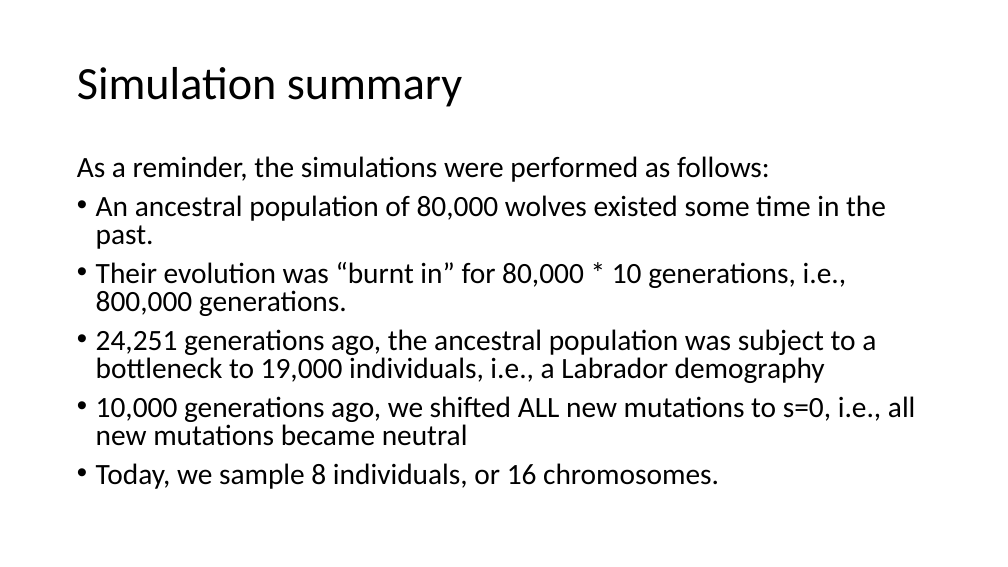
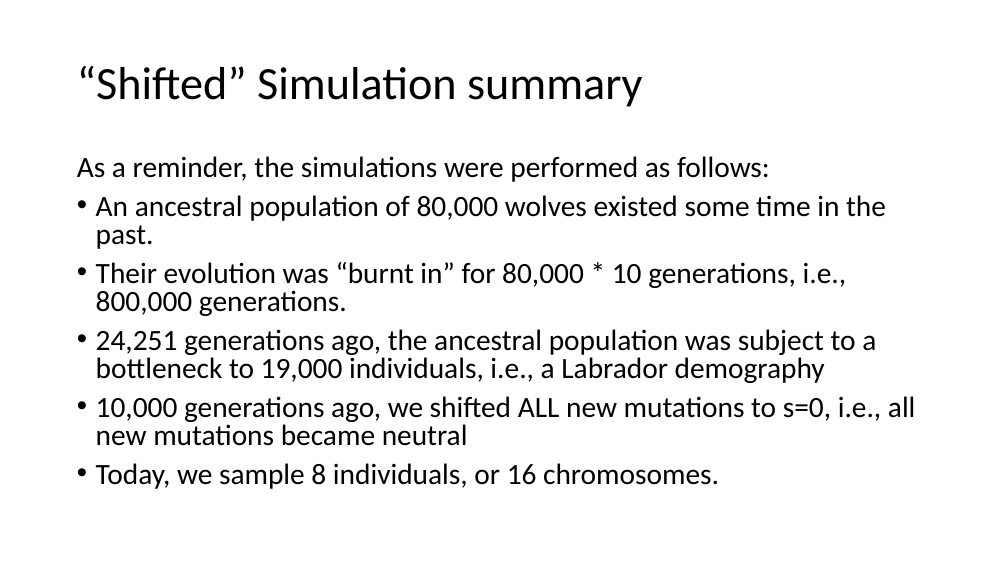
Before and after one commit to jon-mah/lohmueller_lab, a slide deck: slide 6 of 20200714/2020_07_28_dog_dfe_meeting.pptx (slide 3 before the commit). Drawn at 1008x567 pixels with LibreOffice and Linux fonts; fonts in the diff are those of the drawing. Boxes give left, top, right and bottom in pixels: in the first picture for what was removed or moved away, otherwise in the second. Text is boxed around its words. In the diff, an @@ line names an element or a change of style, - is before the commit and + after.

Commit message:
AW_time_neutral_shift simulations.

```diff
--- a/20200714/2020_07_28_dog_dfe_meeting.pptx
+++ b/20200714/2020_07_28_dog_dfe_meeting.pptx
@@ title at (x1=77, y1=66, x2=642, y2=107): text changed @@
-Simulation summary
+“Shifted” Simulation summary
```
Also in this commit, not shown: 2 other slides changed, 7 slides added, 20 slides removed, 16 other files.
